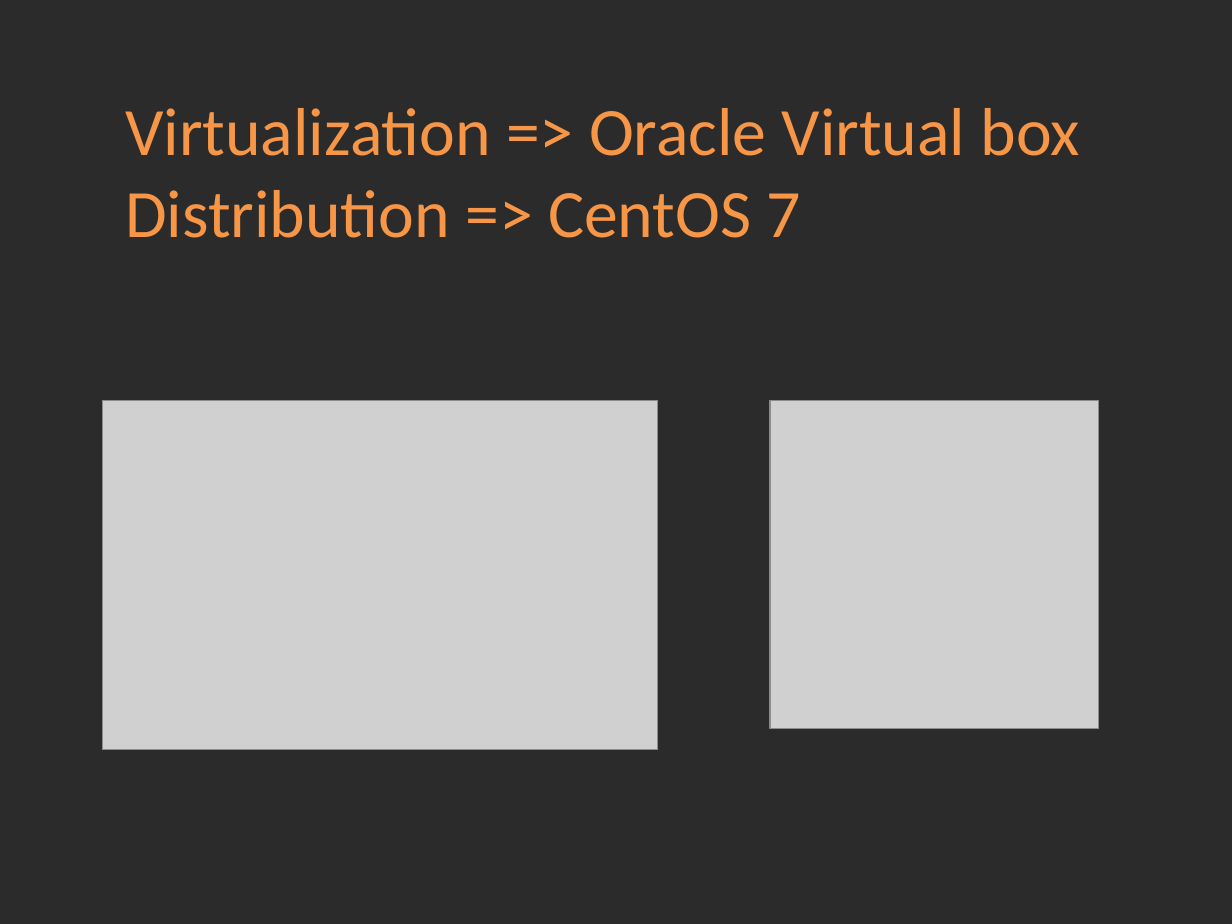
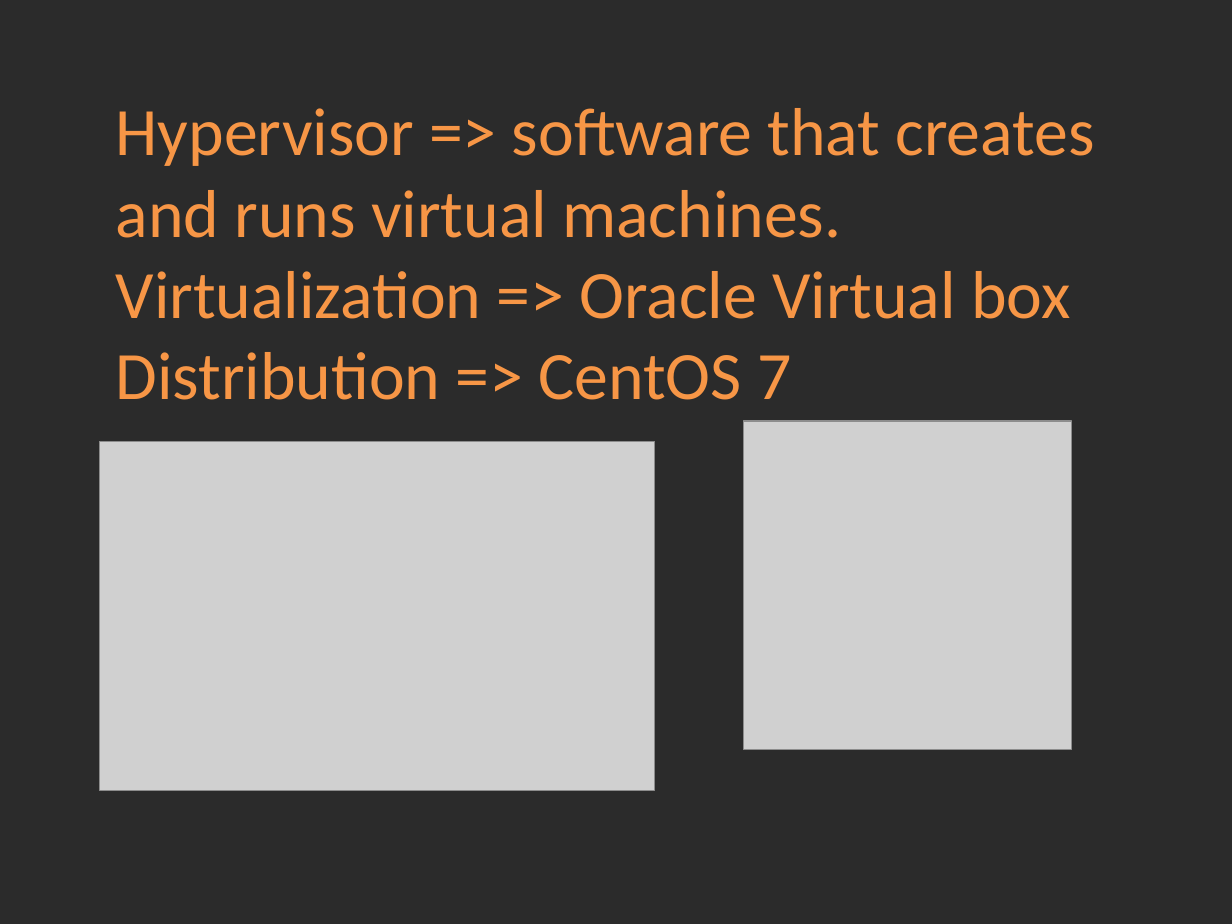
Before and after one commit to Academy-Soft-Intellect/Linux-Course, a slide deck: slide 3 of 1.Introduction/01-Introduction.pptx. Drawn at 1232x924 pixels with LibreOffice and Linux fonts; fonts in the diff are those of the drawing; grey boxes stand for pictures; background and template pictures are left out; a plain dark background stands for a picture behind light text. Boxes give left, top, right and bottom in pixels: in the first picture for what was removed or moved away, otherwise in the second. Text is boxed around its words. In the diff, an @@ line names an element or a change of style, - is before the commit and + after.

```diff
--- a/1.Introduction/01-Introduction.pptx
+++ b/1.Introduction/01-Introduction.pptx
@@ title at (116, 108, 1095, 400): text changed @@
-Virtualization => Oracle Virtual box
-Distribution => CentOS 7
+Hypervisor => software that creates and runs virtual machines.
+Virtualization => Oracle Virtual box
+Distribution => CentOS 7
@@ picture: place and size @@
-picture at (102, 400, 658, 749)
+picture at (100, 441, 655, 790)
@@ picture: place and size @@
-picture at (770, 400, 1099, 729)
+picture at (743, 421, 1072, 750)
```
Also in this commit, not shown: 5 other slides changed, 3 other files.
